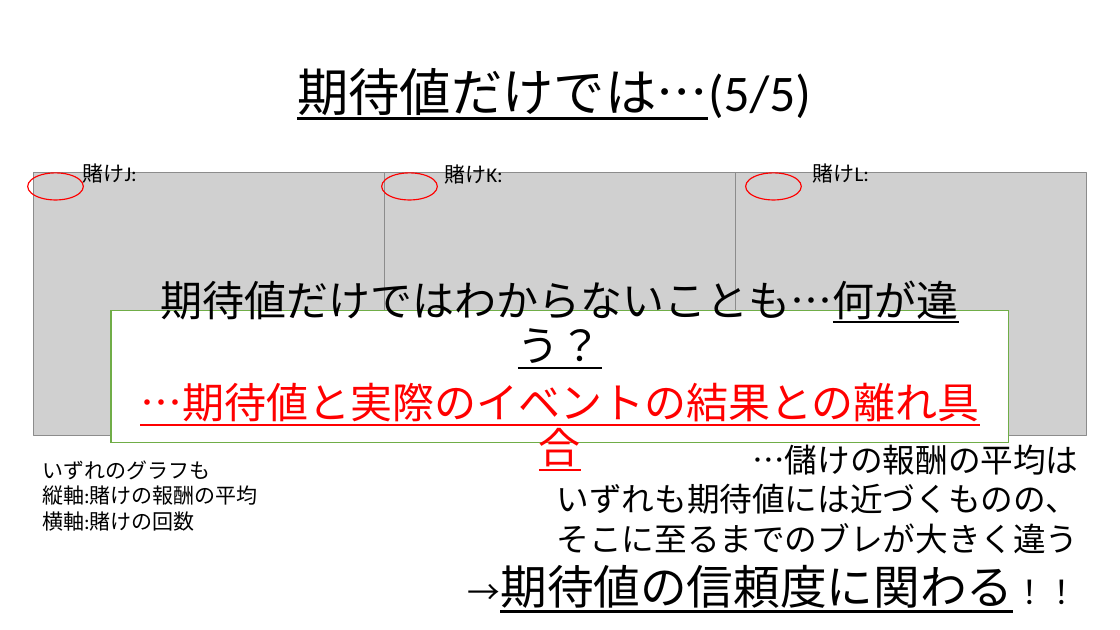
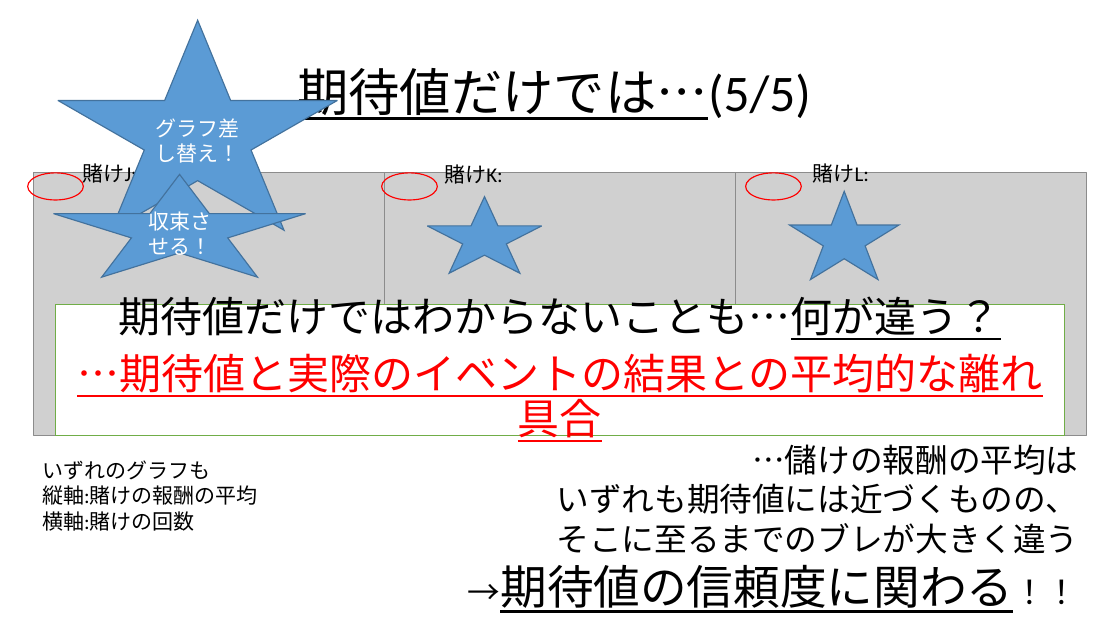
Before and after one commit to Ryo-KATAYAMA/Senior_Project, a slide deck: slide 104 of Chapter4_1.pptx (slide 102 before the commit). Drawn at 1120x630 pixels with LibreOffice and Linux fonts; fonts in the diff are those of the drawing; grey boxes stand for pictures. Boxes give left, top, right and bottom in pixels: in the first picture for what was removed or moved away, otherwise in the second. Text is boxed around its words. In the diff, an @@ line names an element or a change of style, - is before the commit and + after.

```diff
--- a/Chapter4_1.pptx
+++ b/Chapter4_1.pptx
@@ star added at (58, 20, 338, 230), fill #5B9BD5, outline #43739E 1 pt, 18 pt, text #FFFFFF @@
+グラフ差し替え！
@@ star added at (54, 175, 306, 277), fill #5B9BD5, outline #43739E 1 pt, 18 pt, text #FFFFFF @@
+収束させる！
@@ star added at (428, 197, 542, 273), fill #5B9BD5, outline #43739E 1 pt @@
@@ star added at (790, 192, 899, 280), fill #5B9BD5, outline #43739E 1 pt @@
@@ rectangle "期待値だけではわからないことも…何が違う？": place and size @@
-rectangle "期待値だけではわからないことも…何が違う？" at (111, 311, 1009, 443)
+rectangle "期待値だけではわからないことも…何が違う？" at (55, 304, 1065, 436)
@@ text in rectangle at (77, 353, 1043, 442): text changed @@
-…期待値と実際のイベントの結果との離れ具合
+…期待値と実際のイベントの結果との平均的な離れ具合
```
Also in this commit, not shown: 25 other slides changed, 4 slides added, 2 slides removed.
